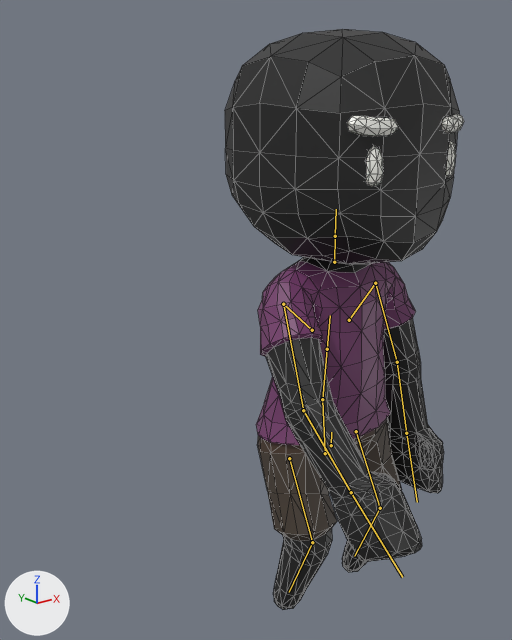
One commit to the glTF model assets/models/Casual_Bald.gltf: the scene before it, then after it.
Both versions are drawn from a camera (50 mm lens) standing at (-2.51, -2.5, 2.74) and looking at (-0.54, -0.03, 1.75). The axes (+X, +Y, +Z) are drawn at lower left. The lights are the same throughout. The picture after the commit comes second. Both versions are drawn at frame 0 of the action 'SitDown'; the numbers are the values there. The bones that change, and the others that lie on the model, are drawn over the model as lines. Mesh edges are drawn as thin lines.

The first picture shows 'Body'.
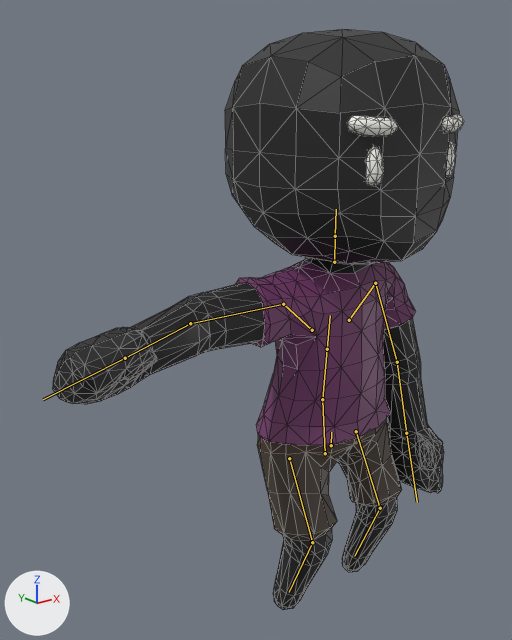
Location of each change, (x1, y1, x2, y2) in pixels of the pictures (512 x 640 px):
'Body', posed (72% wider): before (225, 29, 464, 610); after (53, 29, 464, 610)
bone 'UpperArm.R', root to tip: before (283, 304) to (303, 410); after (283, 304) to (190, 323)

Patch to the scene script:
```diff
--- a/assets/models/Casual_Bald.gltf.py
+++ b/assets/models/Casual_Bald.gltf.py
@@ bone_upperarm_r @@
 bone_upperarm_r = bpy.data.objects['CharacterArmature'].pose.bones['UpperArm.R']  # child of 'Shoulder.R'
-bone_upperarm_r.rotation_quaternion = (0.748, -0.437, -0.207, 0.455)  # degrees (-58, 5, 60)
+bone_upperarm_r.rotation_quaternion = (1.0, 0.0, 0.0, 0.0)  # degrees (0, 0, 0)
```
